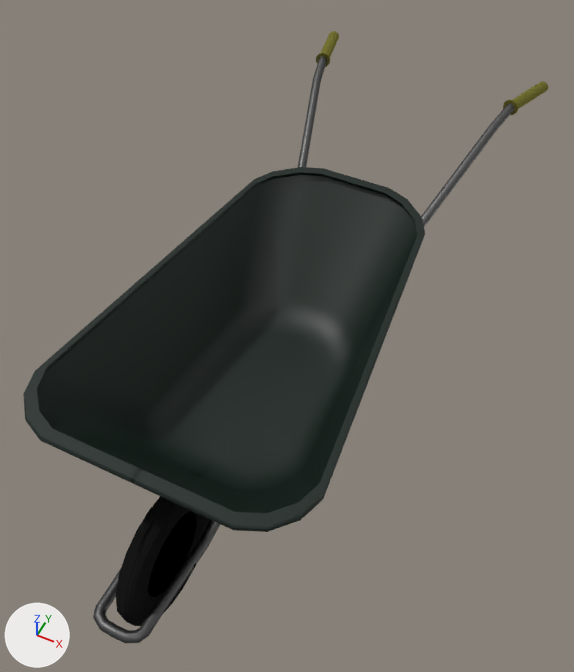
Two versions of the Blender file Assets/Models/Levi/Wheelbarrow/wheelbarrow.blend, one commit apart.
The view is the same before and after, from a 50 mm camera at (1.43, -4.82, 4.26) aimed at (-0.01, -1.95, 0.67). Every picture has the same lights, and +X, +Y and +Z are marked at lower left.

In view in the first picture: 'barrow'.
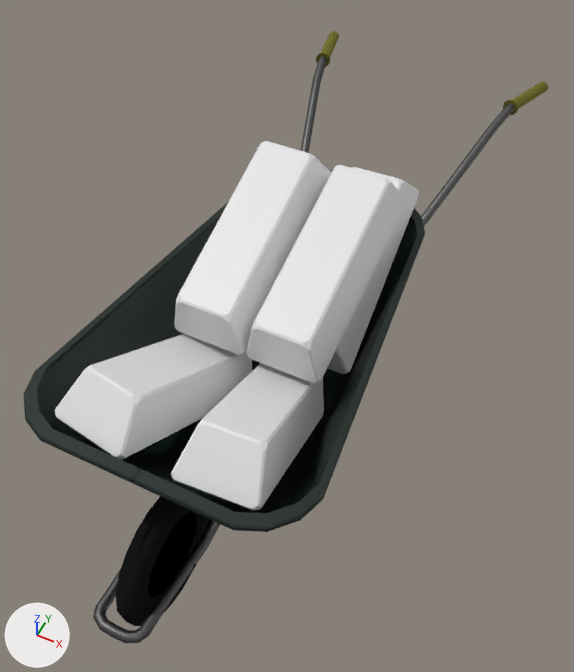
The change, as a list of edits to the scene's bpy script:
```text
Add me_cube_010:
    me_cube_010.from_pydata([(-0.006, -1.959, 1.857), (0.056, -1.877, 2.14), (-0.006, -0.753, 1.857), (0.056, -0.834, 2.14), (0.429, -1.959, 1.857), (0.367, -1.877, 2.14), (0.429, -0.753, 1.857), (0.367, -0.834, 2.14)], [], [(0, 1, 3, 2), (2, 3, 7, 6), (6, 7, 5, 4), (4, 5, 1, 0), (2, 6, 4, 0), (7, 3, 1, 5)])
Add me_cube_009:
    me_cube_009.from_pydata([(-0.445, -2.019, 1.791), (-0.384, -1.938, 2.074), (-0.445, -0.814, 1.791), (-0.384, -0.895, 2.074), (-0.011, -2.019, 1.791), (-0.072, -1.938, 2.074), (-0.011, -0.814, 1.791), (-0.072, -0.895, 2.074)], [], [(0, 1, 3, 2), (2, 3, 7, 6), (6, 7, 5, 4), (4, 5, 1, 0), (2, 6, 4, 0), (7, 3, 1, 5)])
Add me_cube_008:
    me_cube_008.from_pydata([(-0.438, -1.508, 1.618), (-0.376, -1.426, 1.902), (-0.438, -0.302, 1.618), (-0.376, -0.383, 1.902), (-0.003, -1.508, 1.618), (-0.065, -1.426, 1.902), (-0.003, -0.302, 1.618), (-0.065, -0.383, 1.902)], [], [(0, 1, 3, 2), (2, 3, 7, 6), (6, 7, 5, 4), (4, 5, 1, 0), (2, 6, 4, 0), (7, 3, 1, 5)])
Add me_cube_006:
    me_cube_006.from_pydata([(-0.165, -3.527, -0.696), (-0.103, -3.446, -0.413), (-0.165, -2.322, -0.696), (-0.103, -2.403, -0.413), (0.27, -3.527, -0.696), (0.209, -3.446, -0.413), (0.27, -2.322, -0.696), (0.209, -2.403, -0.413)], [], [(0, 1, 3, 2), (2, 3, 7, 6), (6, 7, 5, 4), (4, 5, 1, 0), (2, 6, 4, 0), (7, 3, 1, 5)])
Add me_cube_005:
    me_cube_005.from_pydata([(-0.286, -3.525, -0.704), (-0.224, -3.444, -0.421), (-0.286, -2.32, -0.704), (-0.224, -2.401, -0.421), (0.149, -3.525, -0.704), (0.088, -3.444, -0.421), (0.149, -2.32, -0.704), (0.088, -2.401, -0.421)], [], [(0, 1, 3, 2), (2, 3, 7, 6), (6, 7, 5, 4), (4, 5, 1, 0), (2, 6, 4, 0), (7, 3, 1, 5)])
Add ob_bricks_low_006:
    ob_bricks_low_006 = bpy.data.objects.new('bricks_low.006', me_cube_010)  # modifiers BEVEL
    ob_bricks_low_006.location = (0.0, 0.0, 0.0)
    ob_bricks_low_006.rotation_euler = (0.36, 0.0, 0.0)  # degrees (21, 0, 0)
    ob_bricks_low_006.scale = (-1.0, 1.0, 1.0)
Add ob_bricks_low_005:
    ob_bricks_low_005 = bpy.data.objects.new('bricks_low.005', me_cube_009)  # modifiers BEVEL
    ob_bricks_low_005.location = (0.0, 0.0, 0.0)
    ob_bricks_low_005.rotation_euler = (0.326, 0.0, 0.0)  # degrees (19, 0, 0)
    ob_bricks_low_005.scale = (-1.0, 1.0, 1.0)
Add ob_bricks_low_004:
    ob_bricks_low_004 = bpy.data.objects.new('bricks_low.004', me_cube_008)  # modifiers BEVEL
    ob_bricks_low_004.location = (0.0, 0.0, 0.0)
    ob_bricks_low_004.rotation_euler = (0.501, -0.0163, 0.0156)  # degrees (29, -0.9, 0.9)
    ob_bricks_low_004.scale = (-1.0, 1.0, 1.0)
Add ob_bricks_low_002:
    ob_bricks_low_002 = bpy.data.objects.new('bricks_low.002', me_cube_006)  # modifiers BEVEL
    ob_bricks_low_002.location = (0.0, 0.0, 0.0)
    ob_bricks_low_002.rotation_euler = (-0.543, 0.0622, -0.139)  # degrees (-31, 3.6, -8)
Add ob_bricks_low_001:
    ob_bricks_low_001 = bpy.data.objects.new('bricks_low.001', me_cube_005)  # modifiers BEVEL
    ob_bricks_low_001.location = (0.0, 0.0, 0.0)
    ob_bricks_low_001.rotation_euler = (-0.543, 0.0622, 0.098)  # degrees (-31, 3.6, 5.6)
```

What differs and where, as boxes [x1, y1, x2, y2] in the pictures (574 x 672 px):
'bricks_low.005', added: after [246, 165, 405, 383]
'bricks_low.006', added: after [174, 141, 331, 355]
'bricks_low.002', added: after [55, 334, 252, 459]
'bricks_low.001', added: after [171, 363, 324, 510]
'bricks_low.004', added: after [327, 167, 419, 374]
'barrow', unchanged, covered by the edit: [23, 31, 548, 643] in both
